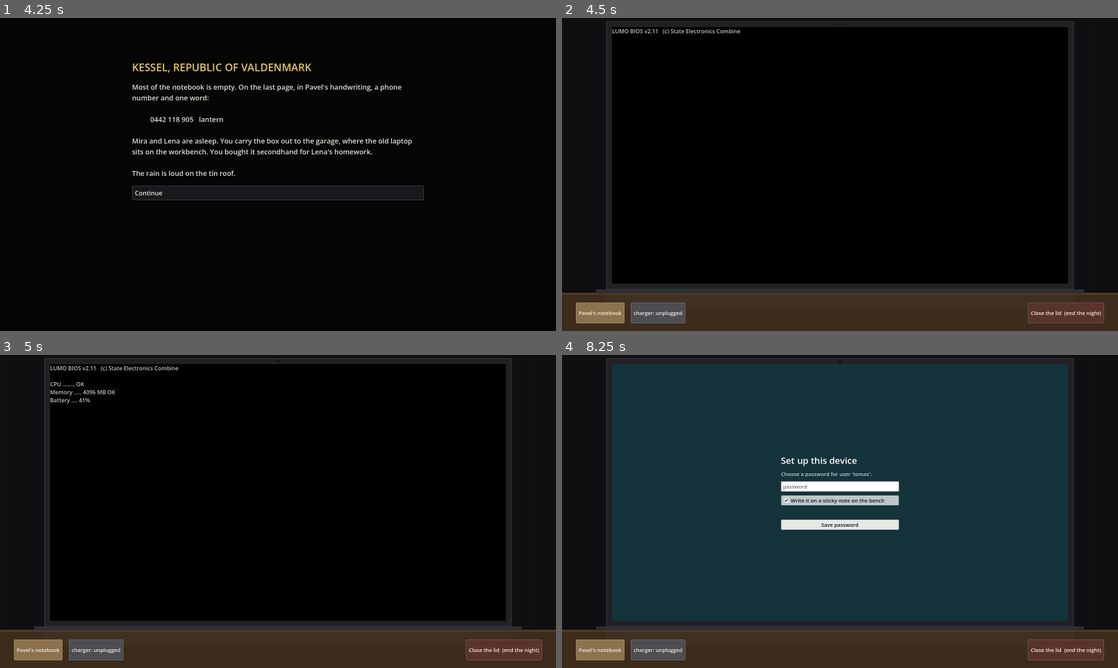
Above: before the commit, frames 1-4 (two rows, left to right).
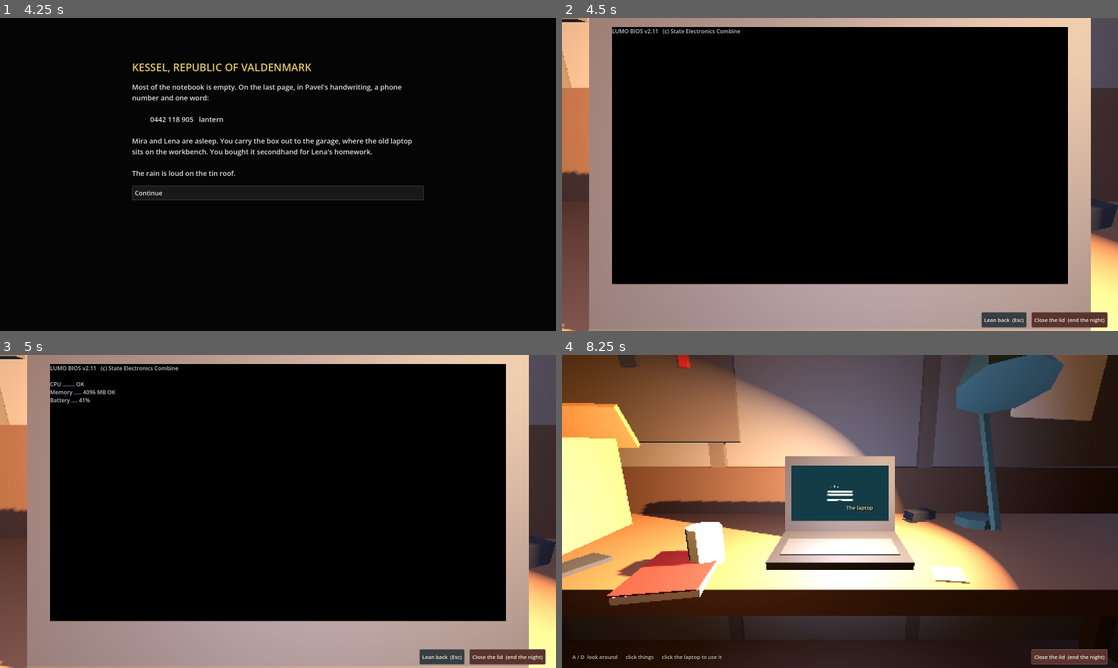
Above: after the commit, the same moments.

Repository: cgrowald/long-reach
Game: Godot game, scene res://terminal/terminal.tscn
The game is run twice, just before and just after one commit, with the same random seed, the same clock (stepped at 60 frames per second) and the same inputs.
Inputs (mouse positions are in pixels of both pictures, inside the frame that each line leads up to):
- Up to frame 1 (4.25 s): tap Enter at 0.5, 3.5 s; drag from (278, 174) to (333, 105) at 0.52 s; click "New game" at 1.25 s; tap Space at 2 s; drag from (278, 174) to (250, 237) at 2.02 s; click "Continue" at 2.75 s; move the mouse to (333, 105) at 3.52 s; hold D from 3.53 s (still down); hold Q from 3.53 s (still down); click (333, 105) at 3.67 s; tap R at 3.8 s
- Up to frame 2 (4.5 s): release D at 4.25 s; release Q at 4.25 s; click "Continue" at 4.25 s
- Up to frame 3 (5 s): no input
- Up to frame 4 (8.25 s): click (1006, 655) at 5 s, where only the run after the commit has a clickable "Lean back (Esc)"; click (656, 649) at 5.75 s, where only the run before the commit has a clickable "charger: unplugged"; click (656, 649) at 6.5 s, where only the run before the commit has a clickable "charger: plugged in"; drag from (812, 574) to (673, 464) at 7.27 s; click (840, 498) at 8 s, where only the run before the commit has a clickable "Write it on a sticky note on …"

Frame 1 is identical in both runs. In frame 2, 32% of the frame differs, in the area x 0-100%, y 0-100%; in frame 3, 32%; in frame 4, 86%.

Commit message:
T2a: the garage in 3D around the laptop (placeholder Blender models)
Pixel-rendered garage with bench lamp, laptop glow and streetlight; the OS
renders into a viewport shown on the 3D laptop screen and as a crisp overlay
when you lean in. Four views (bench, laptop, window, door), clickable things
with flavor text in data/terminal/room.json. Models generated by
art/src/make_garage.py (also saves garage.blend for hand tweaking).

Co-Authored-By: Claude Opus 5.5 <noreply@anthropic.com>

Diff:
--- /dev/null
+++ b/data/terminal/room.json
@@ -0,0 +1,19 @@
+{
+	"_note": "Clickable things in the garage. 'nodes' are object names from art/garage.glb (prefix match). 'text' is what you see when you click it (the notebook, sticky note, charger and laptop have their own behaviour).",
+	"views": ["bench", "laptop", "window", "door"],
+	"things": {
+		"laptop": {"name": "The laptop", "nodes": ["Screen", "Laptop_"]},
+		"notebook": {"name": "Pavel's notebook", "nodes": ["Notebook"]},
+		"sticky": {"name": "Sticky note", "nodes": ["StickyNote"]},
+		"charger": {"name": "Charger", "nodes": ["Charger"]},
+		"box": {"name": "Pavel's box", "nodes": ["PavelsBox"], "text": "His jacket's on the hook now. In the box: his keys, a tin of screws, a photo of the two of you at the lake, both sunburnt. You put the lid back on."},
+		"phone": {"name": "Pavel's phone", "nodes": ["PavelsPhone"], "text": "The cracked phone. One day you'll have the right screen for it.", "text_if": {"flag": "phone_fixed", "text": "Pavel's phone. Working again. The scrap screen is a little too big for it."}},
+		"jacket": {"name": "Pavel's jacket", "nodes": ["PavelsJacket"], "text": "It still smells of engine oil and the cheap cigarettes he swore he quit."},
+		"door": {"name": "Door to the house", "nodes": ["Door"], "text": "The house is quiet. Mira's alarm is set for six."},
+		"window": {"name": "Window", "nodes": ["Window_Glass"], "text": "Rain on the glass. Across the street, Bruno's light is still on."},
+		"calendar": {"name": "Calendar", "nodes": ["Calendar"], "text": "October. The Marshal smiles at you from the top of the page. Someone (Lena) drew a moustache on him in pencil, very lightly."},
+		"bike": {"name": "Lena's bike", "nodes": ["Bike_"], "text": "Pavel fixed the chain last summer. It still doesn't squeak."},
+		"toolbox": {"name": "Toolbox", "nodes": ["Toolbox"], "text": "Your father's toolbox. The lid has a dent from the time Pavel dropped it off the roof."},
+		"lamp": {"name": "Bench lamp", "nodes": ["Lamp_"], "text": "It flickers when the plant's night shift starts up. Everyone's power does."}
+	}
+}
--- a/project.godot
+++ b/project.godot
@@ -28,3 +28,7 @@
 
 anti_aliasing/quality/msaa_2d=2
 anti_aliasing/quality/msaa_3d=2
+
+[filesystem]
+
+import/blender/enabled=false
--- /dev/null
+++ b/terminal/room3d.gd
@@ -0,0 +1,221 @@
+extends Node3D
+## The garage in 3D: loads art/garage.glb, lights it, turns the seated camera between views,
+## leans in to the laptop, and finds which object is under the mouse.
+
+signal arrived(view: String)
+
+const GLB := "res://art/garage.glb"
+const SEAT := Vector3(0.0, 1.25, 0.28)          # Godot coords (Blender x, z, -y)
+const LOOK := {
+	"bench": Vector3(-1.05, 1.05, -0.85),
+	"laptop": Vector3(0.0, 0.98, -0.85),
+	"window": Vector3(2.3, 1.55, -1.25),
+	"door": Vector3(2.5, 1.15, 0.2),
+}
+
+var camera: Camera3D
+var view: String = "laptop"
+var using_laptop := false
+var screen_mesh: MeshInstance3D
+var things: Dictionary = {}           # thing id -> def
+var _body_thing: Dictionary = {}      # StaticBody3D -> thing id
+var _nodes: Dictionary = {}           # name -> Node3D
+var _tween: Tween
+
+
+func setup(screen_texture: Texture2D) -> void:
+	var data := _load_json("res://data/terminal/room.json")
+	things = data.get("things", {})
+	var scene: PackedScene = load(GLB)
+	var garage := scene.instantiate()
+	add_child(garage)
+	for n in garage.find_children("*", "MeshInstance3D", true, false):
+		_nodes[str(n.name)] = n
+	screen_mesh = _nodes.get("Screen")
+	if screen_mesh:
+		var m := StandardMaterial3D.new()
+		m.albedo_texture = screen_texture
+		m.shading_mode = BaseMaterial3D.SHADING_MODE_UNSHADED
+		m.texture_filter = BaseMaterial3D.TEXTURE_FILTER_LINEAR_WITH_MIPMAPS
+		screen_mesh.material_override = m
+	if _nodes.has("Window_Glass"):
+		var g := StandardMaterial3D.new()
+		g.albedo_color = Color(0.35, 0.45, 0.6, 0.22)
+		g.transparency = BaseMaterial3D.TRANSPARENCY_ALPHA
+		g.roughness = 0.1
+		_nodes["Window_Glass"].material_override = g
+	_make_clickable()
+	_lights()
+	camera = Camera3D.new()
+	camera.fov = 60.0
+	camera.near = 0.02
+	add_child(camera)
+	camera.position = SEAT
+	camera.look_at(LOOK["laptop"])
+
+
+func _load_json(p: String) -> Dictionary:
+	var f := FileAccess.open(p, FileAccess.READ)
+	if f == null:
+		return {}
+	var d = JSON.parse_string(f.get_as_text())
+	return d if d is Dictionary else {}
+
+
+# ------------------------------------------------------------- lights and mood
+
+func _lights() -> void:
+	var env := WorldEnvironment.new()
+	var e := Environment.new()
+	e.background_mode = Environment.BG_COLOR
+	e.background_color = Color(0.01, 0.01, 0.015)
+	e.ambient_light_source = Environment.AMBIENT_SOURCE_COLOR
+	e.ambient_light_color = Color(0.3, 0.34, 0.45)
+	e.ambient_light_energy = 0.12
+	e.tonemap_mode = Environment.TONE_MAPPER_FILMIC
+	e.fog_enabled = true
+	e.fog_light_color = Color(0.05, 0.05, 0.07)
+	e.fog_density = 0.05
+	env.environment = e
+	add_child(env)
+	# Bench lamp: warm, pointing down at the work area.
+	var lamp := SpotLight3D.new()
+	lamp.light_color = Color(1.0, 0.78, 0.5)
+	lamp.light_energy = 6.0
+	lamp.spot_range = 3.5
+	lamp.spot_angle = 55.0
+	lamp.shadow_enabled = true
+	add_child(lamp)
+	lamp.position = Vector3(0.36, 1.33, -0.74)
+	lamp.look_at(Vector3(-0.15, 0.9, -0.75))
+	var fill := OmniLight3D.new()       # bounce from the bench
+	fill.light_color = Color(1.0, 0.7, 0.45)
+	fill.light_energy = 0.35
+	fill.omni_range = 2.5
+	fill.position = Vector3(-0.2, 1.2, -0.5)
+	add_child(fill)
+	# The laptop's cold glow.
+	var glow := OmniLight3D.new()
+	glow.light_color = Color(0.55, 0.7, 1.0)
+	glow.light_energy = 0.8
+	glow.omni_range = 1.2
+	glow.position = Vector3(0.0, 1.05, -0.65)
+	add_child(glow)
+	# Streetlight through the window.
+	var street := OmniLight3D.new()
+	street.light_color = Color(0.5, 0.6, 0.85)
+	street.light_energy = 1.2
+	street.omni_range = 2.5
+	street.position = Vector3(1.8, 2.0, -1.6)
+	add_child(street)
+
+
+# ------------------------------------------------------------- picking
+
+func _make_clickable() -> void:
+	for id in things:
+		var prefixes: Array = things[id].get("nodes", [])
+		for nm in _nodes:
+			for p in prefixes:
+				if str(nm).begins_with(str(p)):
+					var mi: MeshInstance3D = _nodes[nm]
+					var body := StaticBody3D.new()
+					var shape := CollisionShape3D.new()
+					var b := BoxShape3D.new()
+					var aabb := mi.get_aabb()
+					b.size = aabb.size.max(Vector3(0.02, 0.02, 0.02))
+					shape.shape = b
+					shape.position = aabb.get_center()
+					body.add_child(shape)
+					mi.add_child(body)
+					_body_thing[body] = id
+					break
+
+
+## Which thing is under this point of the 3D viewport ("" for nothing).
+func pick(viewport_pos: Vector2) -> String:
+	var from := camera.project_ray_origin(viewport_pos)
+	var to := from + camera.project_ray_normal(viewport_pos) * 6.0
+	var q := PhysicsRayQueryParameters3D.create(from, to)
+	var hit := get_world_3d().direct_space_state.intersect_ray(q)
+	if hit.is_empty():
+		return ""
+	return str(_body_thing.get(hit["collider"], ""))
+
+
+func set_visible_node(name: String, on: bool) -> void:
+	if _nodes.has(name):
+		_nodes[name].visible = on
+
+
+# ------------------------------------------------------------- views
+
+func turn(dir: int) -> void:
+	var order: Array = ["bench", "laptop", "window", "door"]
+	var i := clampi(order.find(view) + dir, 0, order.size() - 1)
+	look_view(order[i])
+
+
+func look_view(v: String) -> void:
+	view = v
+	using_laptop = false
+	var target := Transform3D(Basis(), SEAT).looking_at(LOOK[v], Vector3.UP)
+	_move_to(target, 0.45, v)
+
+
+## Lean in so the laptop screen fills the given rect of a viewport of size vp_size.
+func use_laptop(screen_rect: Rect2, vp_size: Vector2, instant: bool = false) -> void:
+	view = "laptop"
+	using_laptop = true
+	_move_to(laptop_pose(screen_rect, vp_size), 0.0 if instant else 0.55, "use")
+
+
+func laptop_pose(screen_rect: Rect2, vp_size: Vector2) -> Transform3D:
+	if screen_mesh == null:
+		return camera.global_transform
+	var arr := screen_mesh.mesh.surface_get_arrays(0)
+	var verts: PackedVector3Array = arr[Mesh.ARRAY_VERTEX]
+	var g := screen_mesh.global_transform
+	var pts: Array = []
+	for v in verts:
+		pts.append(g * v)
+	var center := Vector3.ZERO
+	for p in pts:
+		center += p
+	center /= pts.size()
+	# Screen axes from its extent: "up" is the short side, "right" the long one.
+	var a: Vector3 = pts[1] - pts[0]
+	var b: Vector3 = pts[2] - pts[0]
+	var normal := a.cross(b).normalized()
+	if normal.dot(SEAT - center) < 0:
+		normal = -normal
+	var right := Vector3.RIGHT
+	var up := normal.cross(right).normalized()
+	if up.y < 0:
+		up = -up
+	right = up.cross(normal).normalized()
+	var h := 0.0
+	for p in pts:
+		h = maxf(h, absf((p - center).dot(up)) * 2.0)
+	var tanh := tan(deg_to_rad(camera.fov) / 2.0)
+	var d := h * vp_size.y / (screen_rect.size.y * 2.0 * tanh)
+	# Shift so the screen lands on screen_rect's center rather than the viewport center.
+	var px_per_unit := vp_size.y / (2.0 * d * tanh)
+	var dy := (vp_size.y / 2.0 - screen_rect.get_center().y) / px_per_unit
+	var dx := (screen_rect.get_center().x - vp_size.x / 2.0) / px_per_unit
+	var origin := center + normal * d - up * dy - right * dx
+	return Transform3D(Basis(right, up, normal), origin)
+
+
+func _move_to(t: Transform3D, secs: float, arrive: String) -> void:
+	if _tween and _tween.is_valid():
+		_tween.kill()
+	if secs <= 0.0:
+		camera.global_transform = t
+		arrived.emit(arrive)
+		return
+	var start := camera.global_transform
+	_tween = create_tween()
+	_tween.set_trans(Tween.TRANS_SINE).set_ease(Tween.EASE_IN_OUT)
+	_tween.tween_method(func(w: float): camera.global_transform = start.interpolate_with(t, w), 0.0, 1.0, secs)
+	_tween.tween_callback(func(): arrived.emit(arrive))
--- a/terminal/terminal.gd
+++ b/terminal/terminal.gd
@@ -1,29 +1,38 @@
 extends Control
-## T1 root: the garage at night. Draws the room around the laptop, runs the night clock,
-## the boot/login sequence, the day cards between nights, and the end summary.
+## The garage at night: a pixel-art 3D room (terminal/room3d.gd) with the laptop OS rendered into a
+## viewport that shows on the 3D screen and, when you lean in, as a crisp overlay you can use.
+## Also runs the night clock, boot/login, the day cards between nights, and the end summary.
 
 const T := preload("res://terminal/os_theme.gd")
 const State := preload("res://sim/terminal_state.gd")
 const Desktop := preload("res://terminal/desktop.gd")
 const DayCard := preload("res://terminal/day_card.gd")
 const Sfx := preload("res://terminal/sfx.gd")
+const Room3D := preload("res://terminal/room3d.gd")
 
 const SCREEN := Rect2(144, 26, 1312, 738)
 const MIN_PER_SEC := 1.0     # laptop clock: one game minute per real second
+const PIXEL := 3             # the 3D room renders at 1/3 resolution for the pixel-art look
 
 var state
 var sfx
 var screen: Control
 var desktop: Control
+var room
+var _room_box: SubViewportContainer
+var _os_box: SubViewportContainer
+var _os_vp: SubViewport
 var _desk_row: HBoxContainer
-var _charger: Button
-var _sticky: Button
+var _hint: Label
+var _lean_btn: Button
+var _hover: Label
 var _overlay: Control
 var _debug: Label
 var _acc := 0.0
 var _night_running := false
 var _ticks_backtick: Array = []
 var _login_stage := false
+var _boot_tween: Tween
 
 
 func _ready() -> void:
@@ -31,14 +40,42 @@
 	sfx = Sfx.new()
 	add_child(sfx)
 	state = State.new()
-	queue_redraw()
-
+	var vs := get_viewport_rect().size
+
+	# The OS lives in its own viewport so it can be shown on the 3D laptop and as an overlay.
+	_os_box = SubViewportContainer.new()
+	_os_box.position = SCREEN.position
+	_os_box.size = SCREEN.size
+	_os_box.stretch = true
+	_os_vp = SubViewport.new()
+	_os_vp.render_target_update_mode = SubViewport.UPDATE_ALWAYS
+	_os_vp.gui_embed_subwindows = false
+	_os_box.add_child(_os_vp)
 	screen = Control.new()
-	screen.position = SCREEN.position
 	screen.size = SCREEN.size
 	screen.clip_contents = true
-	add_child(screen)
-	_build_desk()
+	screen.theme = T.make()
+	_os_vp.add_child(screen)
+
+	# The garage, rendered small and scaled up with hard pixels.
+	_room_box = SubViewportContainer.new()
+	_room_box.size = vs
+	_room_box.stretch = true
+	_room_box.stretch_shrink = PIXEL
+	_room_box.texture_filter = CanvasItem.TEXTURE_FILTER_NEAREST
+	_room_box.mouse_filter = Control.MOUSE_FILTER_IGNORE
+	var rvp := SubViewport.new()
+	rvp.msaa_3d = Viewport.MSAA_DISABLED
+	_room_box.add_child(rvp)
+	add_child(_room_box)
+	room = Room3D.new()
+	rvp.add_child(room)
+	room.setup(_os_vp.get_texture())
+	room.arrived.connect(_on_camera_arrived)
+	add_child(_os_box)
+	_show_os(false)
+
+	_build_hud()
 	_debug = T.label("", 12, Color(0.6, 1.0, 0.6))
 	_debug.position = Vector2(8, 8)
 	_debug.visible = false
@@ -48,50 +85,38 @@
 
 # ------------------------------------------------------------- the room
 
-func _draw() -> void:
-	var s := get_viewport_rect().size
-	draw_rect(Rect2(Vector2.ZERO, s), Color(0.06, 0.06, 0.07))
-	# Faint garage wall boards.
-	for i in 14:
-		draw_rect(Rect2(i * 118, 0, 2, 790), Color(0.08, 0.08, 0.09))
-	# The bench.
-	draw_rect(Rect2(0, 790, s.x, s.y - 790), Color(0.24, 0.17, 0.11))
-	draw_rect(Rect2(0, 790, s.x, 6), Color(0.32, 0.23, 0.15))
-	# Laptop bezel and hinge.
-	var bez := SCREEN.grow(16)
-	draw_rect(bez, Color(0.13, 0.13, 0.14))
-	draw_rect(bez, Color(0.22, 0.22, 0.24), false, 2.0)
-	draw_rect(Rect2(bez.position.x - 30, bez.end.y, bez.size.x + 60, 12), Color(0.18, 0.18, 0.2))
-	draw_circle(Vector2(SCREEN.get_center().x, SCREEN.position.y - 8), 3, Color(0.05, 0.05, 0.05))
-	# The light from the screen on the bench.
-	draw_rect(Rect2(bez.position.x, 796, bez.size.x, 40), Color(0.5, 0.6, 0.7, 0.04))
-
-
-func _build_desk() -> void:
+func _build_hud() -> void:
 	_desk_row = HBoxContainer.new()
-	_desk_row.position = Vector2(40, 818)
-	_desk_row.size = Vector2(1520, 60)
-	_desk_row.add_theme_constant_override("separation", 18)
+	_desk_row.position = Vector2(30, 846)
+	_desk_row.size = Vector2(1540, 44)
+	_desk_row.add_theme_constant_override("separation", 14)
 	add_child(_desk_row)
-	var note := _desk_button("Pavel's notebook", Color(0.55, 0.45, 0.3))
-	note.pressed.connect(_show_notebook)
-	_sticky = _desk_button("sticky note", Color(0.85, 0.8, 0.35))
-	_sticky.pressed.connect(_show_sticky)
-	_charger = _desk_button("charger: unplugged", Color(0.3, 0.3, 0.32))
-	_charger.pressed.connect(_toggle_charger)
+	_hint = T.label("", 15, Color(0.8, 0.78, 0.7))
+	_hint.add_theme_color_override("font_shadow_color", Color(0, 0, 0, 0.9))
+	_hint.add_theme_constant_override("shadow_offset_x", 1)
+	_hint.add_theme_constant_override("shadow_offset_y", 1)
+	_desk_row.add_child(_hint)
 	var spacer := Control.new()
 	spacer.size_flags_horizontal = Control.SIZE_EXPAND_FILL
 	_desk_row.add_child(spacer)
-	var lid := _desk_button("Close the lid  (end the night)", Color(0.35, 0.2, 0.18))
+	_lean_btn = _hud_button("Lean back  (Esc)", Color(0.22, 0.24, 0.26))
+	_lean_btn.pressed.connect(_lean_back)
+	var lid := _hud_button("Close the lid  (end the night)", Color(0.35, 0.2, 0.18))
 	lid.pressed.connect(_close_lid)
 	_desk_row.visible = false
-
-
-func _desk_button(text: String, col: Color) -> Button:
+	_hover = T.label("", 15, Color(1.0, 0.92, 0.7))
+	_hover.add_theme_color_override("font_shadow_color", Color(0, 0, 0, 1))
+	_hover.add_theme_constant_override("shadow_offset_x", 2)
+	_hover.add_theme_constant_override("shadow_offset_y", 2)
+	_hover.mouse_filter = Control.MOUSE_FILTER_IGNORE
+	add_child(_hover)
+
+
+func _hud_button(text: String, col: Color) -> Button:
 	var b := Button.new()
 	b.text = text
 	b.focus_mode = Control.FOCUS_NONE
-	b.custom_minimum_size = Vector2(0, 44)
+	b.custom_minimum_size = Vector2(0, 38)
 	b.add_theme_font_size_override("font_size", 15)
 	b.add_theme_stylebox_override("normal", T.box(col, col.lightened(0.25), 1, 3))
 	b.add_theme_stylebox_override("hover", T.box(col.lightened(0.1), Color(1, 0.9, 0.6), 1, 3))
@@ -102,16 +127,80 @@
 	return b
 
 
+func _show_os(on: bool) -> void:
+	_os_box.modulate.a = 1.0 if on else 0.0
+	_os_box.mouse_filter = Control.MOUSE_FILTER_STOP if on else Control.MOUSE_FILTER_IGNORE
+	if not on:
+		_os_vp.gui_release_focus()
+	if _lean_btn:
+		_lean_btn.visible = on
+		_hint.text = "" if on else "A / D  look around      click things      click the laptop to use it"
+	if _hover:
+		_hover.text = ""
+
+
+func _use_laptop(instant: bool = false) -> void:
+	_close_overlay()
+	room.use_laptop(SCREEN, get_viewport_rect().size, instant)
+
+
+func _lean_back() -> void:
+	if not room.using_laptop:
+		return
+	_show_os(false)
+	room.look_view("laptop")
+
+
+func _on_camera_arrived(v: String) -> void:
+	if v == "use":
+		_show_os(true)
+
+
 func _refresh_desk() -> void:
-	_charger.text = "charger: plugged in" if state.plugged else "charger: unplugged"
-	_sticky.visible = state.sticky != ""
+	room.set_visible_node("Charger_Cable", state.plugged)
 
 
 func _toggle_charger() -> void:
 	state.plugged = not state.plugged
 	sfx.play("toggle")
 	_refresh_desk()
+	state.toast.emit("Charger plugged in." if state.plugged else "Charger unplugged.")
 	state.changed.emit()
+
+
+func _interact(id: String) -> void:
+	match id:
+		"laptop":
+			if _night_running or _login_stage:
+				sfx.play("click")
+				_use_laptop()
+		"notebook":
+			_show_notebook()
+		"sticky":
+			_show_sticky()
+		"charger":
+			_toggle_charger()
+		"":
+			pass
+		_:
+			var t: Dictionary = room.things.get(id, {})
+			var text: String = str(t.get("text", ""))
+			var alt: Dictionary = t.get("text_if", {})
+			if not alt.is_empty() and state.has_flag(str(alt.get("flag", ""))):
+				text = str(alt["text"])
+			sfx.play("paper")
+			_paper(str(t.get("name", id)), [text])
+
+
+func _gui_input(e: InputEvent) -> void:
+	if room == null or room.using_laptop or not _desk_row.visible:
+		return
+	if e is InputEventMouseMotion:
+		var id: String = room.pick(e.position / PIXEL)
+		_hover.text = str(room.things.get(id, {}).get("name", "")) if id != "" else ""
+		_hover.position = e.position + Vector2(18, 10)
+	elif e is InputEventMouseButton and e.pressed and e.button_index == MOUSE_BUTTON_LEFT:
+		_interact(room.pick(e.position / PIXEL))
 
 
 func _paper(title: String, lines: Array) -> void:
@@ -133,7 +222,7 @@
 	col.add_child(close)
 	add_child(p)
 	p.reset_size()
-	p.position = Vector2(60, 790 - p.size.y - 10)
+	p.position = Vector2(60, 830 - p.size.y)
 	_overlay = p
 
 
@@ -150,12 +239,17 @@
 
 func _show_sticky() -> void:
 	sfx.play("paper")
-	_paper("Sticky note on the bench", ["laptop: " + state.sticky])
+	if state.sticky == "":
+		_paper("Sticky note", ["Blank. You kept your password in your head."])
+	else:
+		_paper("Sticky note on the bench", ["laptop: " + state.sticky])
 
 
 # ------------------------------------------------------------- flow
 
 func _clear_screen() -> void:
+	if _boot_tween and _boot_tween.is_valid():
+		_boot_tween.kill()
 	for c in screen.get_children():
 		c.queue_free()
 	desktop = null
@@ -204,6 +298,7 @@
 	_clear_screen()
 	_desk_row.visible = true
 	_refresh_desk()
+	_use_laptop(true)
 	sfx.play("lid", -6.0)
 	sfx.fan(true)
 	var bios := RichTextLabel.new()
@@ -220,8 +315,11 @@
 		"Battery .... %d%%" % int(state.battery), "Network .... weak signal", "", "Loading HEARTH OS 7.2 ..."]
 	sfx.play("beep", -12.0)
 	var tw := create_tween()
+	_boot_tween = tw
 	for l in lines:
-		tw.tween_callback(func(): bios.add_text(l + "\n"))
+		tw.tween_callback(func():
+			if is_instance_valid(bios):
+				bios.add_text(l + "\n"))
 		tw.tween_interval(0.16)
 	tw.tween_interval(0.4)
 	tw.tween_callback(_logo)
@@ -370,6 +468,8 @@
 	sfx.play("lid", -6.0)
 	sfx.fan(false)
 	_clear_screen()
+	_show_os(false)
+	room.look_view("laptop")
 	_desk_row.visible = false
 	var more: bool = state.end_night()
 	if note != "":
@@ -428,7 +528,17 @@
 		if e.keycode == KEY_F9:
 			_debug.visible = not _debug.visible
 		if e.keycode == KEY_ESCAPE:
-			_close_overlay()
+			if is_instance_valid(_overlay):
+				_close_overlay()
+			elif room.using_laptop and _desk_row.visible:
+				_lean_back()
+		if not room.using_laptop and _desk_row.visible:
+			if e.keycode in [KEY_A, KEY_LEFT]:
+				_close_overlay()
+				room.turn(-1)
+			elif e.keycode in [KEY_D, KEY_RIGHT]:
+				_close_overlay()
+				room.turn(1)
 
 
 func _input(e: InputEvent) -> void:
Binary file added: art/garage.glb
Not shown, added: art/garage.glb.import
Not shown, added: art/src/.gdignore
Not shown, added: terminal/room3d.gd.uid
Not shown, changed: CLAUDE.md
Not shown, added: art/src/garage.blend
Not shown, added: art/src/garage.blend1
Not shown, changed: docs/ART_GUIDE.md
Not shown, changed: docs/GAME_DESIGN.md
Not shown, added: docs/ROOM_AND_BENCH.md
Not shown, changed: docs/STORY_PREMISE.md
